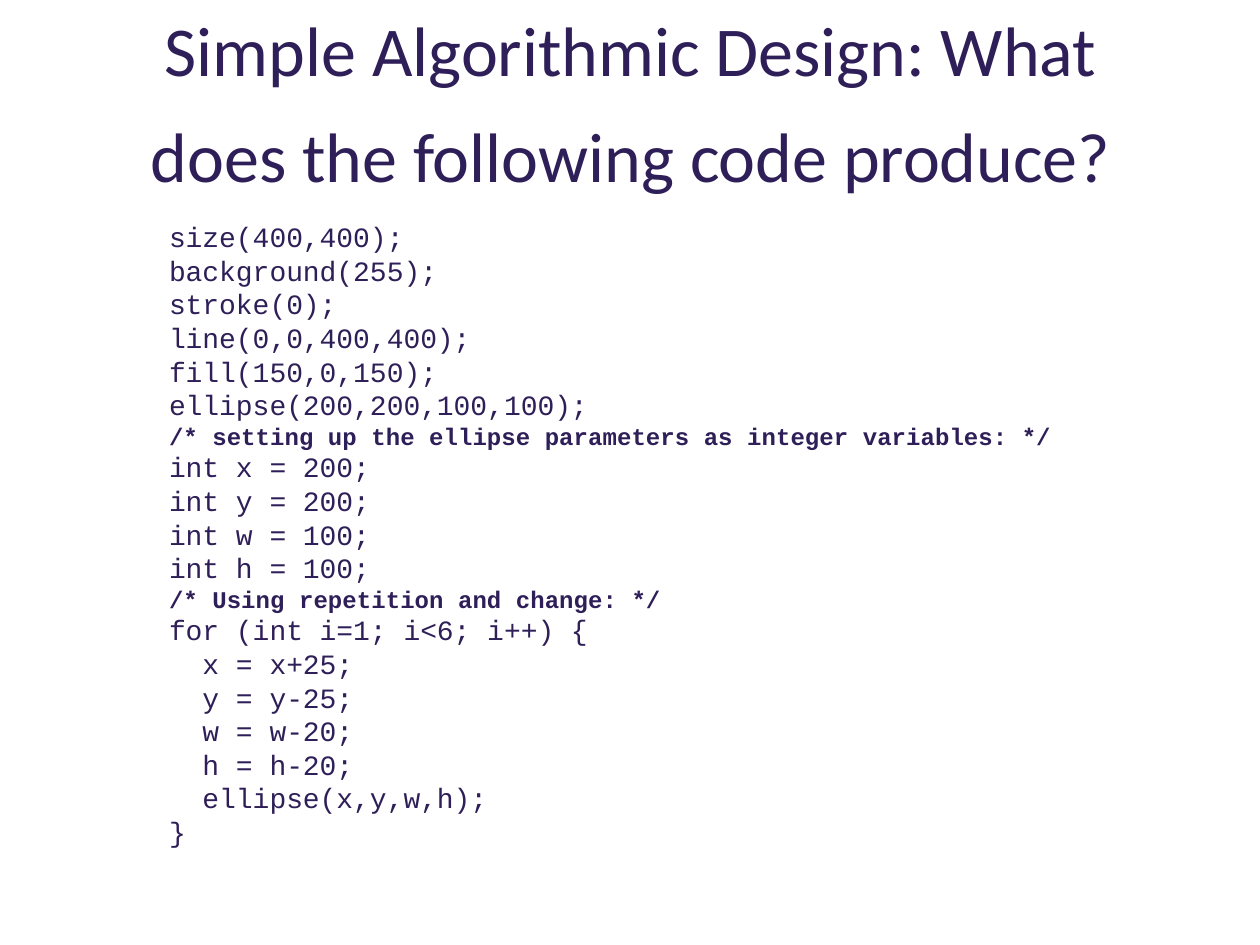
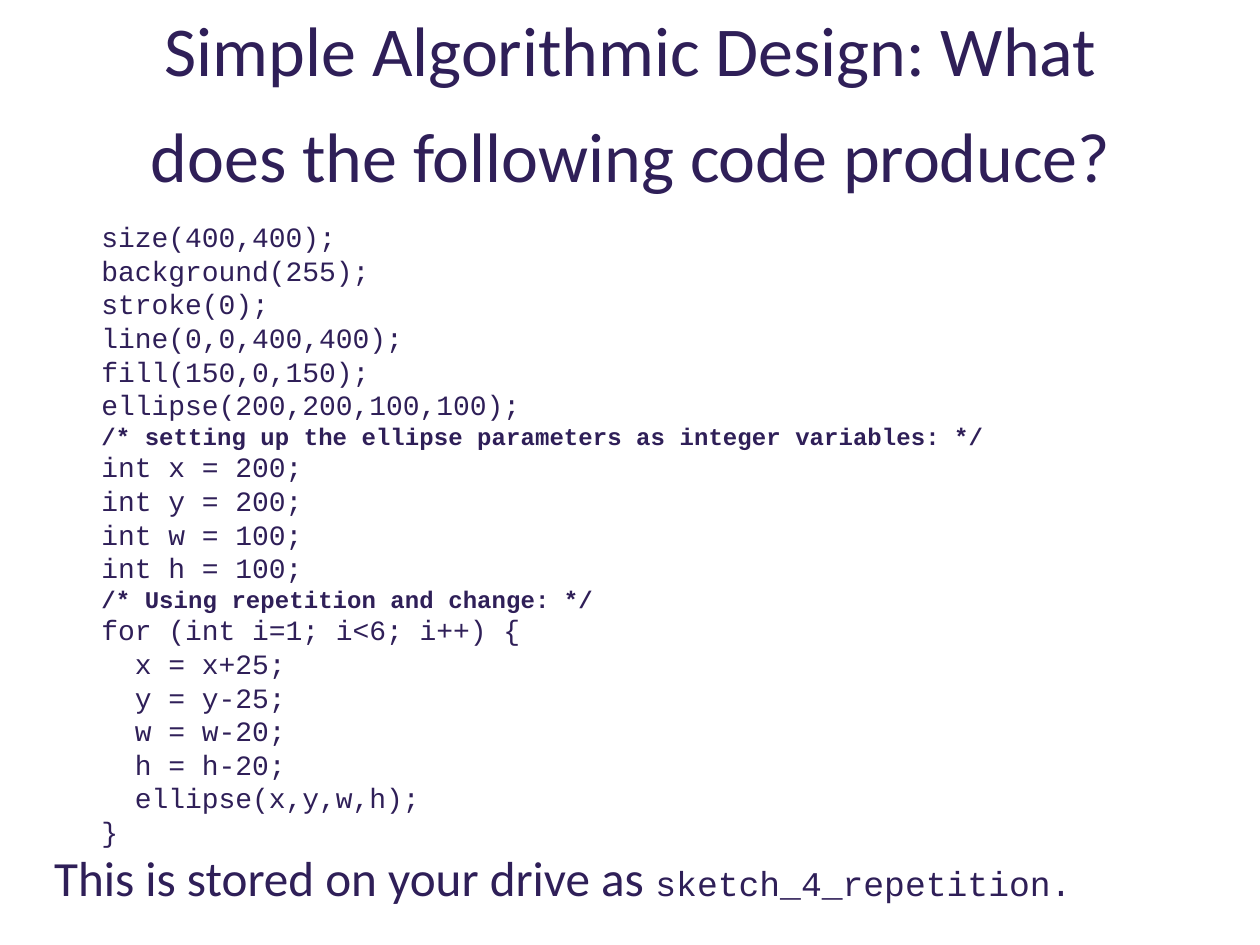
Before and after one commit to deenaengel/TF3_ProcessingSlides, a slide deck: slide 26 of Processing_Presentation_TF3_DE_notes.pptx (slide 25 before the commit). Drawn at 1260x945 pixels with LibreOffice and Linux fonts; fonts in the diff are those of the drawing; background and template pictures are left out. Boxes give left, top, right and bottom in pixels: in the first picture for what was removed or moved away, otherwise in the second. Text is boxed around its words. In the diff, an @@ line names an element or a change of style, - is before the commit and + after.

```diff
--- a/Processing_Presentation_TF3_DE_notes.pptx
+++ b/Processing_Presentation_TF3_DE_notes.pptx
@@ text "size(400,400);": place and size @@
-text "size(400,400);" at <box>169,228,1007,814</box>
+text "size(400,400);" at <box>54,228,1071,904</box>
@@ text at <box>54,862,1071,904</box>: paragraph added @@
+  This is stored on your drive as sketch_4_repetition.
```
Also in this commit, not shown: 15 other slides changed, 1 slide added.
